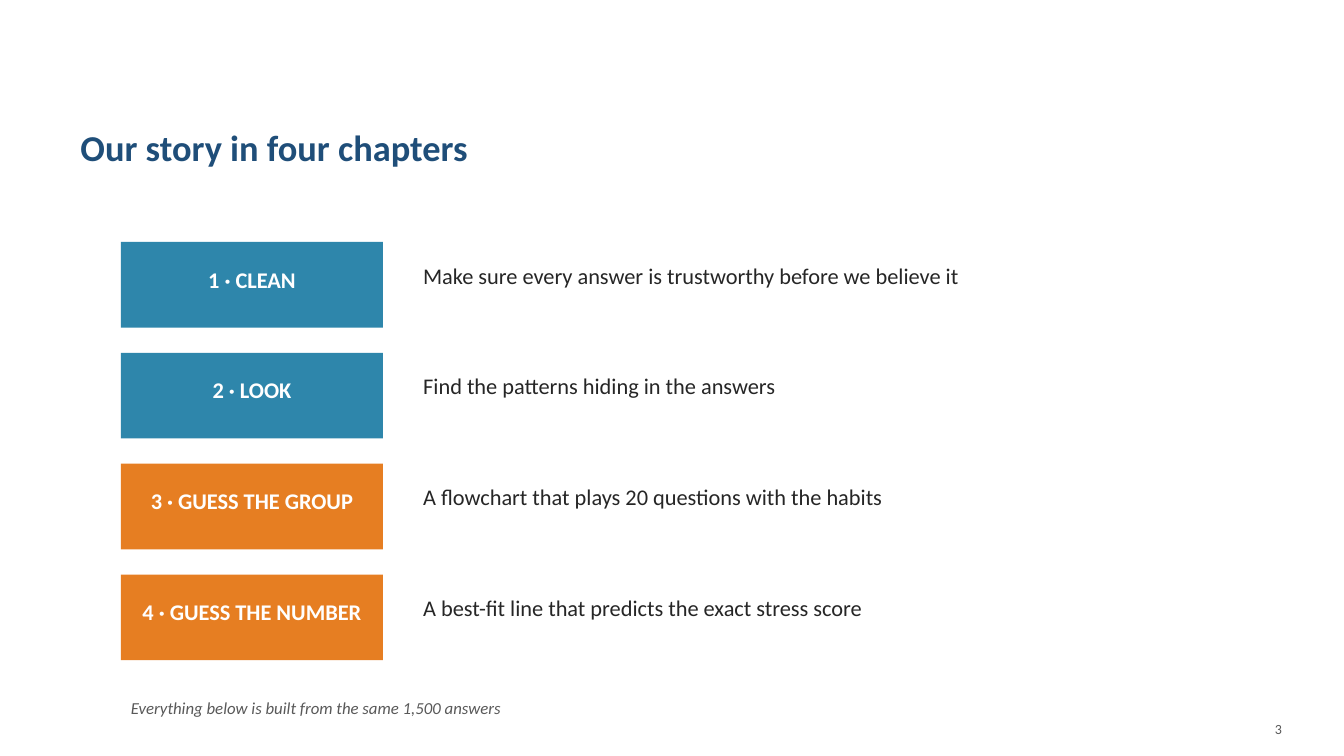
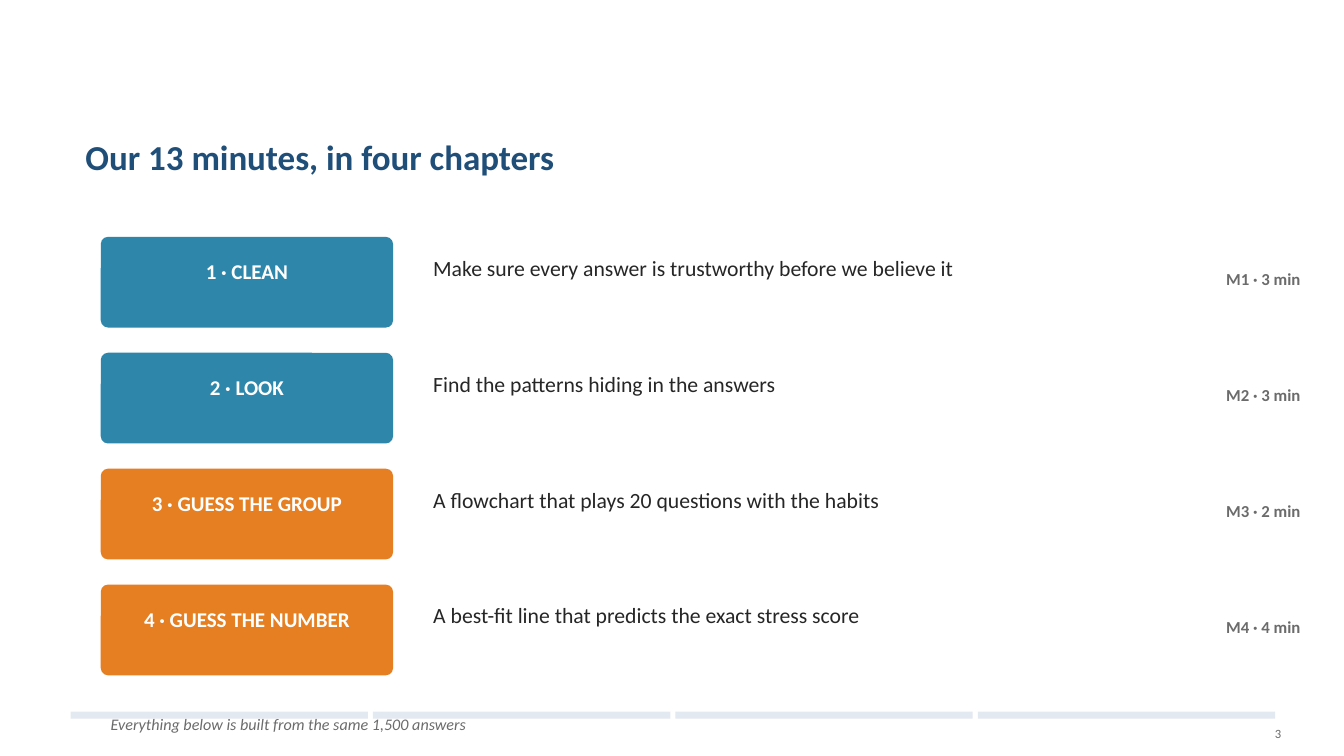
Before and after one commit to jaismine19/social-media-stress-analysis, a slide deck: slide 3 of presentation/Social_Media_Stress_Presentation.pptx. Drawn at 1344x756 pixels with LibreOffice and Linux fonts; fonts in the diff are those of the drawing. Boxes give left, top, right and bottom in pixels: in the first picture for what was removed or moved away, otherwise in the second. Text is boxed around its words. In the diff, an @@ line names an element or a change of style, - is before the commit and + after.

```diff
--- a/presentation/Social_Media_Stress_Presentation.pptx
+++ b/presentation/Social_Media_Stress_Presentation.pptx
@@ text at [85, 145, 554, 176]: text changed; size 26 to 25 pt @@
-Our story in four chapters
+Our 13 minutes, in four chapters
@@ rounded rectangle: place and size @@
-rounded rectangle at [121, 242, 383, 328]
+rounded rectangle at [101, 237, 393, 328]
@@ text "1 · CLEAN": place and size @@
-text "1 · CLEAN" at [208, 273, 296, 288]
+text "1 · CLEAN" at [206, 265, 287, 279]
@@ text "Make sure every answer is ...": place and size @@
-text "Make sure every answer is ..." at [423, 268, 959, 288]
+text "Make sure every answer is ..." at [433, 261, 953, 280]
@@ text added at [1226, 273, 1301, 285], 12 pt, text #6B6B6B, bold @@
+M1 · 3 min
@@ rounded rectangle: place and size @@
-rounded rectangle at [121, 353, 383, 439]
+rounded rectangle at [101, 353, 393, 444]
@@ text "Find the patterns hiding in ...": place and size @@
-text "Find the patterns hiding in ..." at [423, 378, 775, 398]
+text "Find the patterns hiding in ..." at [433, 377, 775, 396]
@@ text added at [1226, 389, 1301, 401], 12 pt, text #6B6B6B, bold @@
+M2 · 3 min
@@ rounded rectangle: place and size @@
-rounded rectangle at [121, 464, 383, 549]
+rounded rectangle at [101, 469, 393, 560]
@@ text "A flowchart that plays 20 ...": place and size @@
-text "A flowchart that plays 20 ..." at [423, 489, 882, 509]
+text "A flowchart that plays 20 ..." at [433, 493, 879, 512]
@@ text added at [1226, 505, 1301, 517], 12 pt, text #6B6B6B, bold @@
+M3 · 2 min
@@ rectangle to rounded rectangle in 4 elements at [101, 237, 393, 328], [101, 353, 393, 444], [101, 469, 393, 560], [101, 585, 393, 676] @@
@@ rounded rectangle: place and size @@
-rounded rectangle at [121, 575, 383, 660]
+rounded rectangle at [101, 585, 393, 676]
@@ size 16 to 15 pt in 4 elements at [206, 265, 287, 279], [210, 381, 284, 395], [152, 497, 342, 511], [144, 613, 350, 627] @@
@@ text "4 · GUESS THE NUMBER": place and size @@
-text "4 · GUESS THE NUMBER" at [142, 605, 361, 620]
+text "4 · GUESS THE NUMBER" at [144, 613, 350, 627]
@@ size 16 to 15.5 pt in 4 elements at [433, 261, 953, 280], [433, 377, 775, 396], [433, 493, 879, 512], [433, 608, 859, 627] @@
@@ text "A best-fit line that predicts ...": place and size @@
-text "A best-fit line that predicts ..." at [423, 600, 861, 620]
+text "A best-fit line that predicts ..." at [433, 608, 859, 627]
@@ text added at [1226, 621, 1301, 633], 12 pt, text #6B6B6B, bold @@
+M4 · 4 min
@@ rectangle added at [71, 712, 368, 719], fill #E3E9F0 @@
@@ text "Everything below is built from ...": place and size @@
-text "Everything below is built from ..." at [131, 702, 501, 717]
+text "Everything below is built from ..." at [111, 719, 466, 733]
@@ text "Everything below is built from ..." at [111, 719, 466, 733]: size 12 to 11.5 pt, text colour #595959 to #6B6B6B @@
@@ rectangle added at [373, 712, 670, 719], fill #E3E9F0 @@
@@ rectangle added at [676, 712, 973, 719], fill #E3E9F0 @@
@@ rectangle added at [978, 712, 1275, 719], fill #E3E9F0 @@
@@ text "3" at [1275, 730, 1281, 738]: size 10 to 9 pt, text colour #595959 to #6B6B6B @@
```
Also in this commit, not shown: 15 other slides changed.
